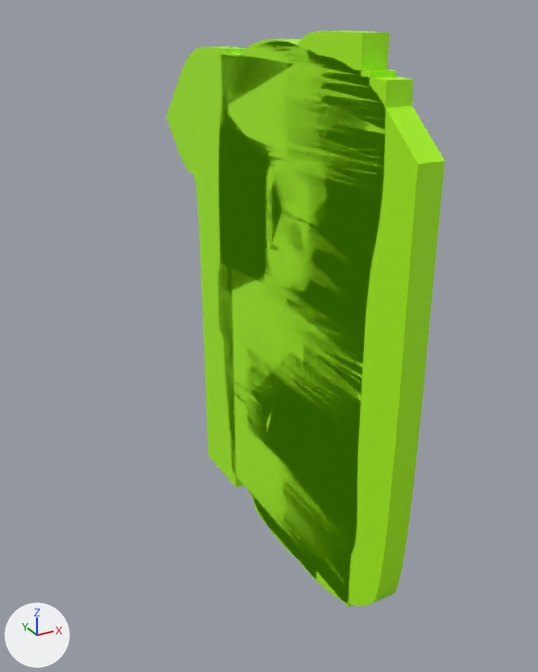
Before and after pictures for a commit that changed the FBX model Assets/Models/Numbers.fbx.
Rendered twice from a 50 mm camera at (-0.674, -0.306, 0.151) aimed at (-0.498, 0.014, -0.009). The axes (+X, +Y, +Z) are drawn at lower left. The lights are the same throughout. Where no turn or scale is listed for an object, it has been applied to the vertices. Vertices at the same position are counted once.

The scene before the commit, as lines of its bpy script (objects in view):
```python
ob_1 = bpy.data.objects.new('1', me_curve_011)
ob_1.location = (-0.4844, 0.0, 0.0158)
ob_10 = bpy.data.objects.new('10', me_curve_021)
ob_10.location = (-0.4844, 0.0, 0.0073)
ob_2 = bpy.data.objects.new('2', me_curve_012)
ob_2.location = (-0.4844, 0.0, -0.0086)
ob_3 = bpy.data.objects.new('3', me_curve_013)
ob_3.location = (-0.4844, 0.0, 0.0)
ob_4 = bpy.data.objects.new('4', me_curve_015)
ob_4.location = (-0.4844, 0.0, 0.0)
ob_5 = bpy.data.objects.new('5', me_curve_016)
ob_5.location = (-0.4844, 0.0, 0.0091)
ob_7 = bpy.data.objects.new('7', me_curve_018)
ob_7.location = (-0.4844, 0.0, 0.0286)
ob_8 = bpy.data.objects.new('8', me_curve_019)
ob_8.location = (-0.4844, 0.0, 0.0145)
ob_9 = bpy.data.objects.new('9', me_curve_020)
ob_9.location = (-0.4844, 0.0, 0.0049)
# also in view: '6' at (-0.491, 0.001, 0.002); '0' at (-0.491, 0.007, 0.005)
```
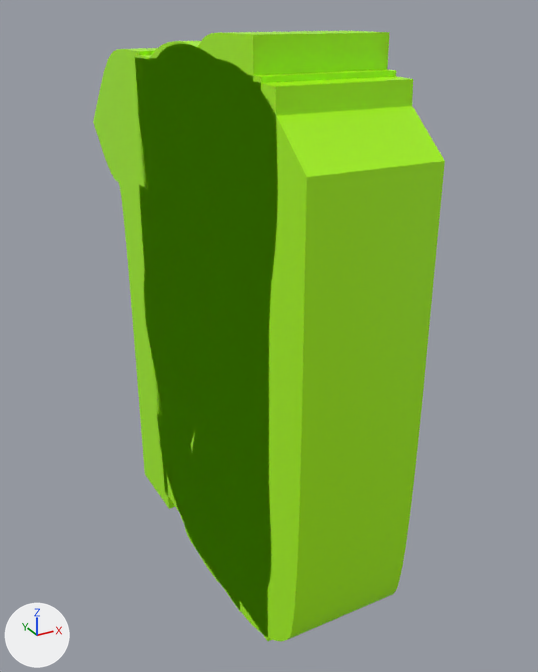
The newer file is also turned or shifted as a whole; pictures and numbers use the older file's frame.

Location of each change, (x1, y1, x2, y2) in pixels of the pictures (538 x 672 px):
'10', reshaped (26% wider)
    before: (166, 46, 445, 606)
    after: (93, 48, 445, 641)
'4', reshaped (43% wider)
    before: (218, 31, 390, 587)
    after: (144, 31, 390, 619)
'3', reshaped
    before: (226, 44, 374, 565)
    after: (143, 46, 272, 597)
'0', reshaped
    before: (219, 39, 359, 550)
    after: (138, 41, 261, 580)
'9', reshaped
    before: (224, 55, 374, 569)
    after: (143, 58, 269, 600)
'7', reshaped (47% wider)
    before: (227, 52, 413, 546)
    after: (140, 55, 413, 573)
'2', reshaped
    before: (222, 42, 369, 607)
    after: (140, 43, 272, 641)
'6', reshaped
    before: (224, 47, 369, 563)
    after: (143, 50, 268, 594)
'5', reshaped (49% wider)
    before: (221, 55, 396, 567)
    after: (135, 57, 396, 598)
'8', reshaped
    before: (224, 49, 367, 569)
    after: (141, 53, 264, 600)
'1', reshaped
    before: (238, 58, 332, 581)
    after: (153, 63, 241, 612)
part 2 of me_curve_013, added (green)
    after: (143, 46, 272, 597)
part 3 of me_curve_021, added (green)
    after: (93, 48, 418, 641)
part 4 of me_curve_020, added (green)
    after: (143, 58, 269, 600)
part 5 of me_curve_015, built on
    before: (218, 31, 363, 587)
    after: (144, 31, 363, 619)
part 7 of me_curve_016, built on
    before: (221, 55, 370, 567)
    after: (135, 57, 370, 598)
part 8 of me_curve_018, built on
    before: (227, 53, 386, 546)
    after: (140, 55, 386, 573)
part 11 of me_curve_011, built on
    before: (240, 58, 332, 580)
    after: (153, 63, 241, 612)

Edits to the bpy script that builds the scene:
```text
Change me_curve:
    remove me_curve.from_pydata(...)  # 360 vertices, 544 faces; spans x -0.013..0.0, y -0.061..0.075, z -0.128..0.138
    add me_curve.from_pydata(...)  # 542 vertices, 726 faces; spans x -0.059..0.0, y -0.061..0.075, z -0.128..0.138
    me_curve part 9
    184 faces are deleted
    100 new vertices lie (-0.046, 0.0, 0.0) away from vertices in x -0.013, y -0.029..0.075, z -0.126..0.138
    82 new vertices lie (-0.047, 0.0, 0.0) away from vertices in x -0.012..0.0, y -0.061..0.012, z -0.128..0.127
    366 new faces join them
Change me_curve_016:
    remove me_curve_016.from_pydata(...)  # 318 vertices, 477 faces; spans x -0.013..0.0, y -0.063..0.068, z -0.147..0.12
    add me_curve_016.from_pydata(...)  # 483 vertices, 642 faces; spans x -0.059..0.0, y -0.063..0.068, z -0.147..0.12
    me_curve_016 part 7
    163 faces are deleted
    84 new vertices lie (-0.046, 0.0, 0.0) away from vertices in x -0.013, y -0.005..0.068, z -0.138..0.12
    81 new vertices lie (-0.047, 0.0, 0.0) away from vertices in x -0.012..0.0, y -0.063..0.027, z -0.147..0.12
    328 new faces join them
Change me_curve_019:
    remove me_curve_019.from_pydata(...)  # 261 vertices, 395 faces; spans x -0.013..0.0, y -0.064..0.065, z -0.15..0.12
    add me_curve_019.from_pydata(...)  # 392 vertices, 526 faces; spans x -0.059..0.0, y -0.064..0.065, z -0.15..0.12
    me_curve_019 part 1
    133 faces are deleted
    82 new vertices lie (-0.047, 0.0, 0.0) away from vertices in x -0.012..0.0, y -0.064..0.022, z -0.15..0.112
    49 new vertices lie (-0.046, 0.0, 0.0) away from vertices in x -0.013, y -0.025..0.065, z -0.145..0.12
    264 new faces join them
Change me_curve_011:
    remove me_curve_011.from_pydata(...)  # 109 vertices, 159 faces; spans x -0.013..0.0, y -0.038..0.052, z -0.152..0.116
    add me_curve_011.from_pydata(...)  # 164 vertices, 214 faces; spans x -0.059..0.0, y -0.038..0.052, z -0.152..0.116
    me_curve_011 part 11
    53 faces are deleted
    38 new vertices lie (-0.046, 0.0, 0.0) away from vertices in x -0.013, y -0.014..0.052, z -0.034..0.116
    17 new vertices lie (-0.047, 0.0, 0.0) away from vertices in x -0.012..0.0, y -0.038..0.006, z -0.152..0.116
    108 new faces join them
Change me_curve_015:
    remove me_curve_015.from_pydata(...)  # 186 vertices, 278 faces; spans x -0.013..0.0, y -0.057..0.08, z -0.125..0.143
    add me_curve_015.from_pydata(...)  # 280 vertices, 372 faces; spans x -0.059..0.0, y -0.057..0.08, z -0.125..0.143
    me_curve_015 part 5
    94 faces are deleted
    84 new vertices lie (-0.046, 0.0, 0.0) away from vertices in x -0.013, y -0.033..0.08, z -0.031..0.143
    10 new vertices lie (-0.047, 0.0, 0.0) away from vertices in x -0.012..0.0, y -0.057..0.036, z -0.125..0.143
    188 new faces join them
Change me_curve_021:
    remove me_curve_021.from_pydata(...)  # 407 vertices, 610 faces; spans x -0.013..0.0, y -0.095..0.15, z -0.143..0.126
    add me_curve_021.from_pydata(...)  # 611 vertices, 814 faces; spans x -0.059..0.0, y -0.095..0.15, z -0.143..0.126
    me_curve_021 part 3: 204 vertices added at x -0.059..-0.047, y -0.095..0.15, z -0.143..0.126
Change me_curve_012:
    remove me_curve_012.from_pydata(...)  # 328 vertices, 488 faces; spans x -0.013..0.0, y -0.068..0.069, z -0.121..0.146
    add me_curve_012.from_pydata(...)  # 492 vertices, 652 faces; spans x -0.059..0.0, y -0.068..0.069, z -0.121..0.146
    me_curve_012 part 6
    162 faces are deleted
    114 new vertices lie (-0.046, 0.0, 0.0) away from vertices in x -0.013, y -0.035..0.069, z -0.117..0.146
    50 new vertices lie (-0.047, 0.0, 0.0) away from vertices in x -0.012, y -0.068..-0.001, z -0.121..0.135
    326 new faces join them
Change me_curve_013:
    remove me_curve_013.from_pydata(...)  # 426 vertices, 635 faces; spans x -0.013..0.0, y -0.071..0.065, z -0.13..0.137
    add me_curve_013.from_pydata(...)  # 639 vertices, 848 faces; spans x -0.059..0.0, y -0.071..0.065, z -0.13..0.137
    me_curve_013 part 2: 213 vertices added at x -0.059, y -0.071..0.065, z -0.13..0.137
Change me_curve_017:
    remove me_curve_017.from_pydata(...)  # 388 vertices, 582 faces; spans x -0.013..0.0, y -0.068..0.069, z -0.126..0.141
    add me_curve_017.from_pydata(...)  # 582 vertices, 776 faces; spans x -0.059..0.0, y -0.068..0.069, z -0.126..0.141
    me_curve_017 part 10
    194 faces are deleted
    99 new vertices lie (-0.047, 0.0, 0.0) away from vertices in x -0.012, y -0.068..0.023, z -0.126..0.135
    95 new vertices lie (-0.046, 0.0, 0.0) away from vertices in x -0.013, y -0.027..0.069, z -0.124..0.141
    388 new faces join them
Change me_curve_018:
    remove me_curve_018.from_pydata(...)  # 180 vertices, 266 faces; spans x -0.013..0.0, y -0.075..0.06, z -0.165..0.102
    add me_curve_018.from_pydata(...)  # 270 vertices, 356 faces; spans x -0.059..0.0, y -0.075..0.06, z -0.165..0.102
    me_curve_018 part 8
    88 faces are deleted
    68 new vertices lie (-0.047, 0.0, 0.0) away from vertices in x -0.012, y -0.075..0.035, z -0.165..0.098
    22 new vertices lie (-0.046, 0.0, 0.0) away from vertices in x -0.013, y -0.013..0.06, z -0.163..0.102
    178 new faces join them
Change me_curve_020:
    remove me_curve_020.from_pydata(...)  # 410 vertices, 615 faces; spans x -0.013..0.0, y -0.069..0.068, z -0.14..0.127
    add me_curve_020.from_pydata(...)  # 615 vertices, 820 faces; spans x -0.059..0.0, y -0.069..0.068, z -0.14..0.127
    me_curve_020 part 4: 205 vertices added at x -0.059, y -0.069..0.068, z -0.14..0.127
```
